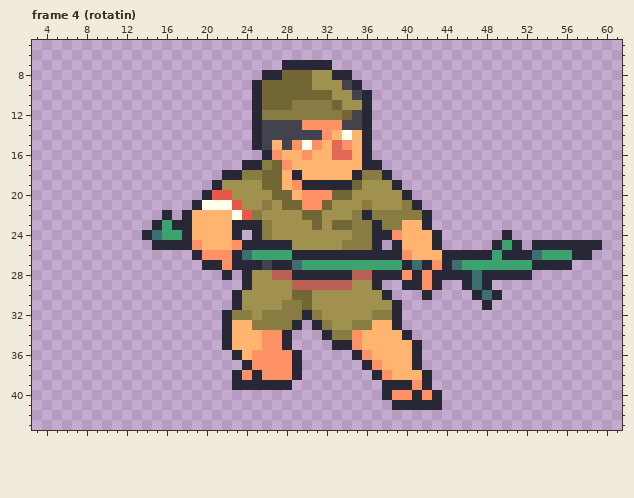
Two versions of one pixel-art file, ASSETS_AND_ASSEPRITE_FILES/Characters/Tomo.aseprite. Above: the version before the commit.
64x64 pixels, 7 frames. Shown: frame 4 (rotatin): x 3..61, y 5..43. The commit also changed other frames, which this record leaves out.
After the commit:
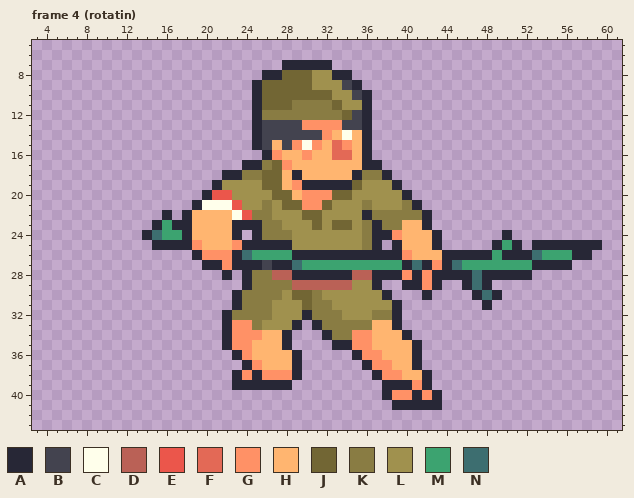
Palette (. is transparent): A #272736  B #43434f  C #ffffeb  D #ba6156  E #eb564b  F #e36956  G #ff9166  H #ffb570  J #726634  K #897c43  L #a0914e  M #3ca370  N #3d6e70
Change:
Frame 4 (rotatin), layer "Rotation":
y 22: x 26 L -> K; x 35 K -> L
y 23: x 27 L -> K; x 35 K -> L
y 24: x 27..28 LL -> KK; x 35 K -> L
y 25: x 34..35 KK -> LL
y 28: x 25..26 LL -> KK
y 29: x 25..28 LLLL -> KKKK
y 30: x 24..27 LLLL -> KKKK; x 31 L -> K
y 31: x 24..26 LLL -> KKK; x 28..29 KK -> LL; x 31..32 LL -> KK
y 32: x 25 L -> K; x 27..29 KKK -> LLL; x 32..33 LL -> KK
y 33: x 23..24 HH -> GG; x 26..28 KKK -> LLL; x 33..34 LL -> KK
y 34: x 23..27 HHHGG -> GGGHH; x 36 H -> G
y 35: x 23..24 HH -> GG; x 26..27 GG -> HH; x 36 H -> G
y 36: x 24..28 HGGGG -> GHHHH; x 37 H -> G
y 37: x 26..28 GGG -> HHH; x 38 H -> G
y 38: x 39 H -> G
Where, in picture pixels (left, top, right, bottom), the same in both pictures:
changed: (232, 210, 402, 380)
